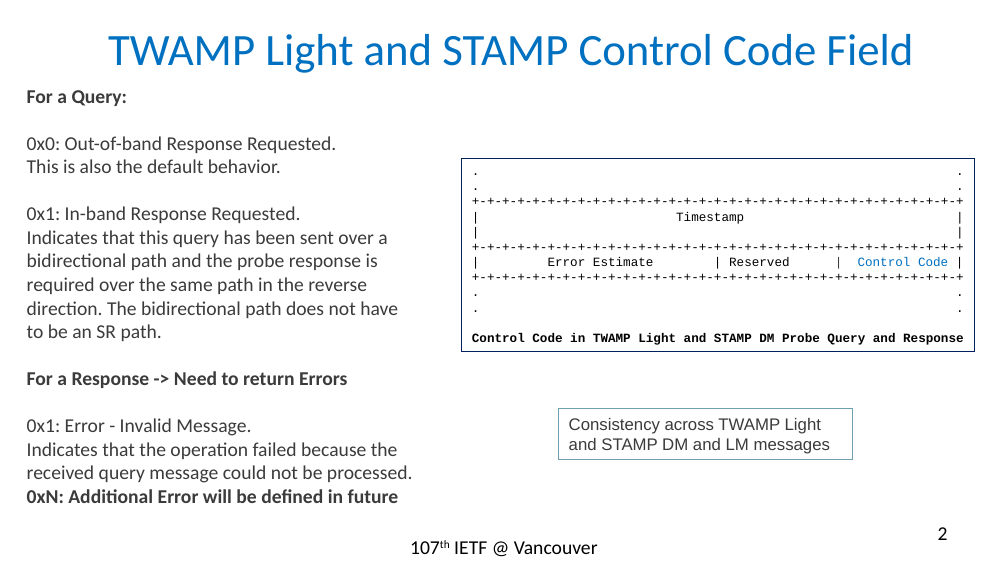
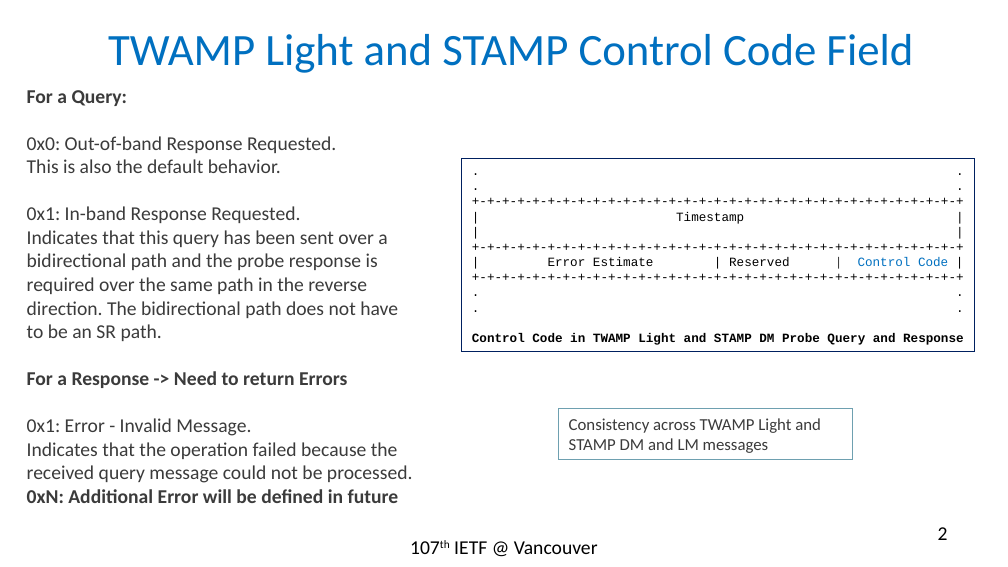
Before and after one commit to rakgandhi/ietf-public, a slide deck: slide 2 of stamp-session-id-rev1.pptx. Drawn at 1008x567 pixels with LibreOffice and Linux fonts; fonts in the diff are those of the drawing. Boxes give left, top, right and bottom in pixels: in the first picture for what was removed or moved away, otherwise in the second. Text is boxed around its words. In the diff, an @@ line names an element or a change of style, - is before the commit and + after.

```diff
--- a/stamp-session-id-rev1.pptx
+++ b/stamp-session-id-rev1.pptx
@@ rectangle "Consistency across TWAMP Light and ..." at <box>558,408,852,459</box>: font Arial to Calibri @@
```
Also in this commit, not shown: 5 other slides changed, 1 slide added, 1 other file.
